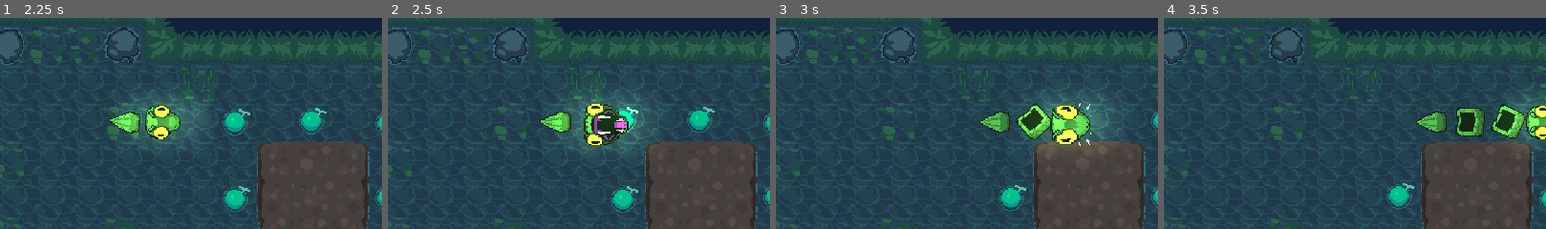
Above: before the commit, frames 1-4 (left to right).
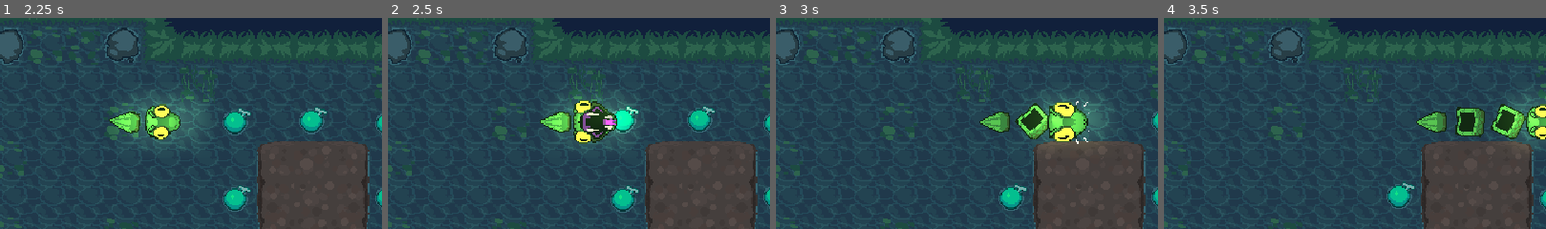
Above: after the commit, the same moments.

Repository: Steaf23/GWJ59-Snake-Expressss
Game: Godot game, scene res://scene_manager.tscn
The game is run twice, just before and just after one commit, with the same random seed, the same clock (stepped at 60 frames per second) and the same inputs. Sound files missing from this copy of the repository are replaced by a short silence.
Inputs (mouse positions are % of the whole screen's width and height, from its top left):
- Up to frame 1 (2.25 s): click "PLAY" at 0.5 s; tap Enter at 1.25 s; move the mouse to (72, 46) at 1.27 s; hold D (move_right) 1.28-2 s; click (72, 46) at 1.42 s; tap Space at 1.52 s; drag from (30, 56) to (20, 27) at 2.02 s
- Up to frame 2 (2.5 s): no input
- Up to frame 3 (3 s): move the mouse to (60, 29) at 2.77 s; hold D (move_right) from 2.78 s (still down)
- Up to frame 4 (3.5 s): keep holding D (move_right)
The pictures show only the part of the screen within x 6-56%, y 7-57%; the shares and areas given below are measured in that part.

Frame 1 is identical in both runs. In frame 2, 2.4% of the frame differs, in the area x 48-70%, y 38-62%; in frame 3, 1.1%; in frame 4, less than 0.1%.

Commit message:
remove position tween from head after item pickup

Diff:
--- a/train.gd
+++ b/train.gd
@@ -217,12 +217,9 @@
 	end_bite()
 	item_picked_up.emit()
 
-	var head_tween = create_tween()
-	head_tween.tween_property(head, "global_position", head.global_position + (Vector2(current_direction) * Vector2(24.0, 24.0)), base_movement_time / 2.0)
-
 	var head_tween2 = create_tween()
-	head_tween2.tween_property(head, "scale", Vector2(1.2, 1.2), base_movement_time / 2.0)
-	head_tween2.tween_property(head, "scale", Vector2(1.0, 1.0), base_movement_time / 2.0)
+	head_tween2.tween_property(head.get_node("Sprite"), "scale", Vector2(1.2, 1.2), base_movement_time / 2.0)
+	head_tween2.tween_property(head.get_node("Sprite"), "scale", Vector2(1.0, 1.0), base_movement_time / 2.0)
 
 
 	await get_tree().create_timer(base_movement_time / 2.0).timeout
